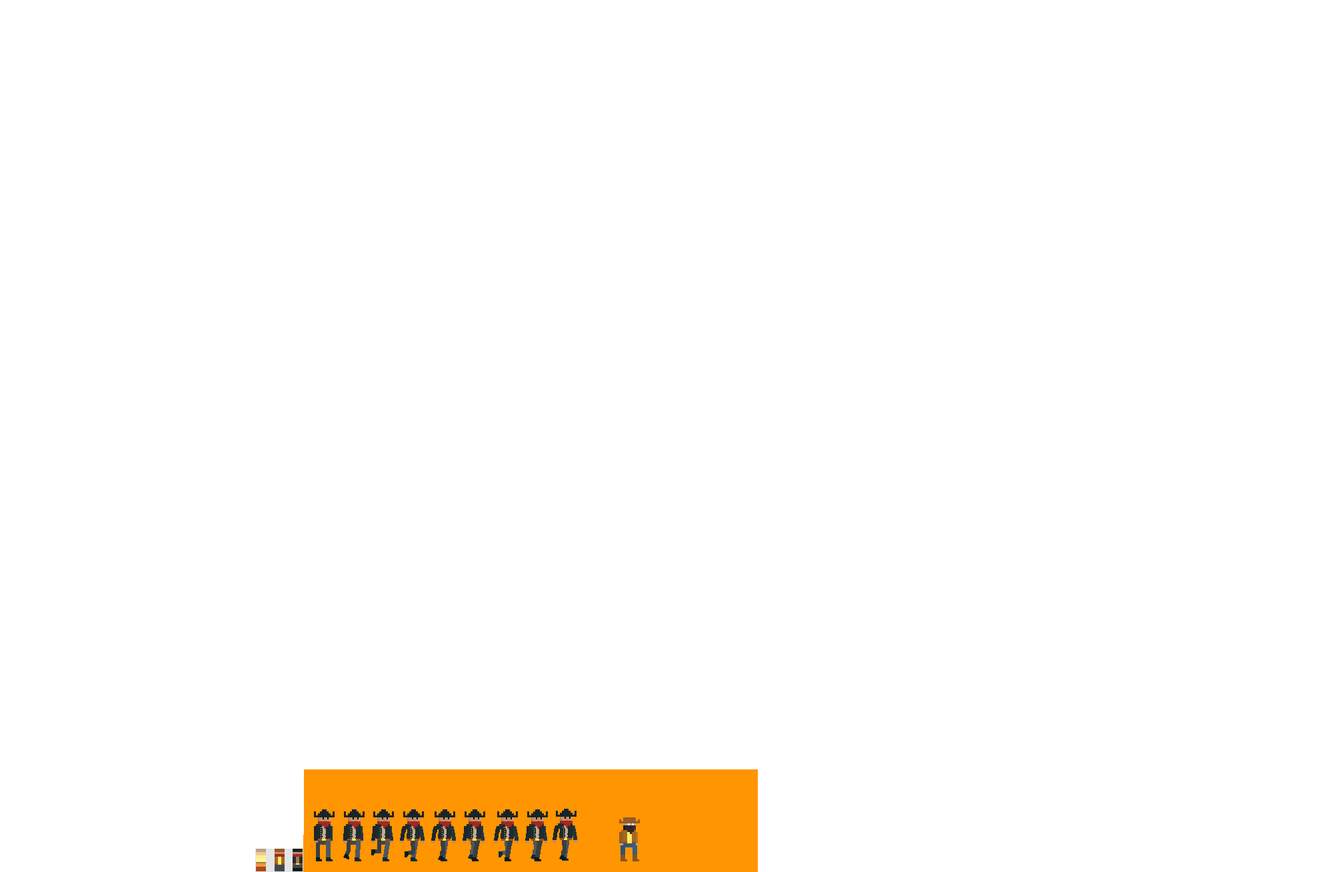
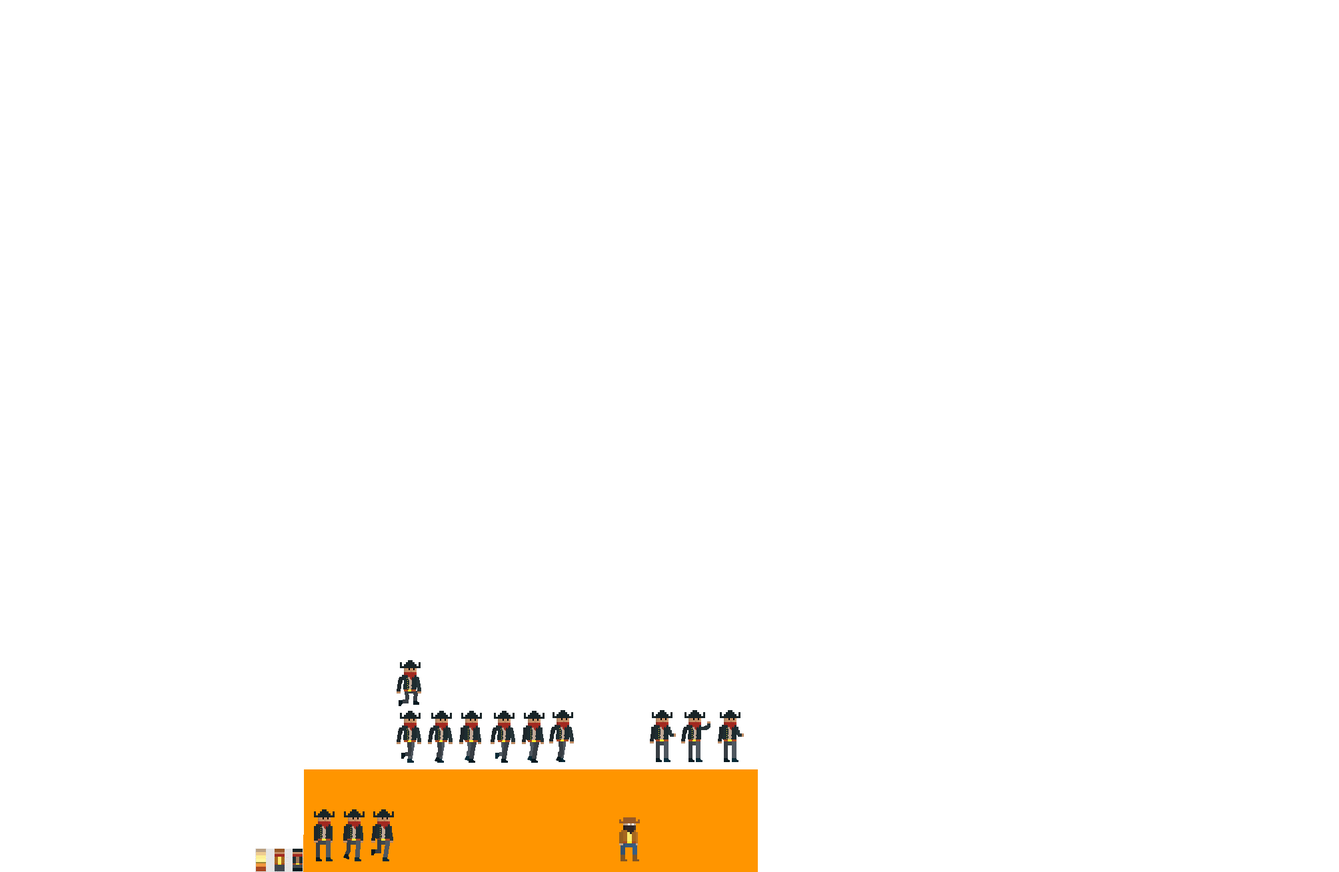
Comparing the layer stacks of the two w=1339, h=872 images. Changes:
added layer "Lager 8" above "Lager 9" over <box>688,741,703,763</box>
added layer "Lager 9" above "Lager 7" over <box>723,741,739,763</box>
added layer "Lager 7" above "main" over <box>655,741,671,763</box>
added layer "Lager 3" above "Lager 5" over <box>396,660,422,707</box>
added layer "Lager 5" above "Lager 6" over <box>700,721,711,731</box>
added layer "Lager 6" above "Lager 4" over <box>717,710,744,744</box>
added layer "Lager 4" above "run 1" over <box>649,710,706,744</box>
painted on "run 1" over <box>396,710,574,862</box>
removed layer "run 2" over <box>431,809,456,862</box>
removed layer "run 3" over <box>462,809,486,862</box>
removed layer "run 4" over <box>493,809,519,862</box>
removed layer "run 5" over <box>525,809,548,862</box>
removed layer "run 6" over <box>552,808,578,861</box>
